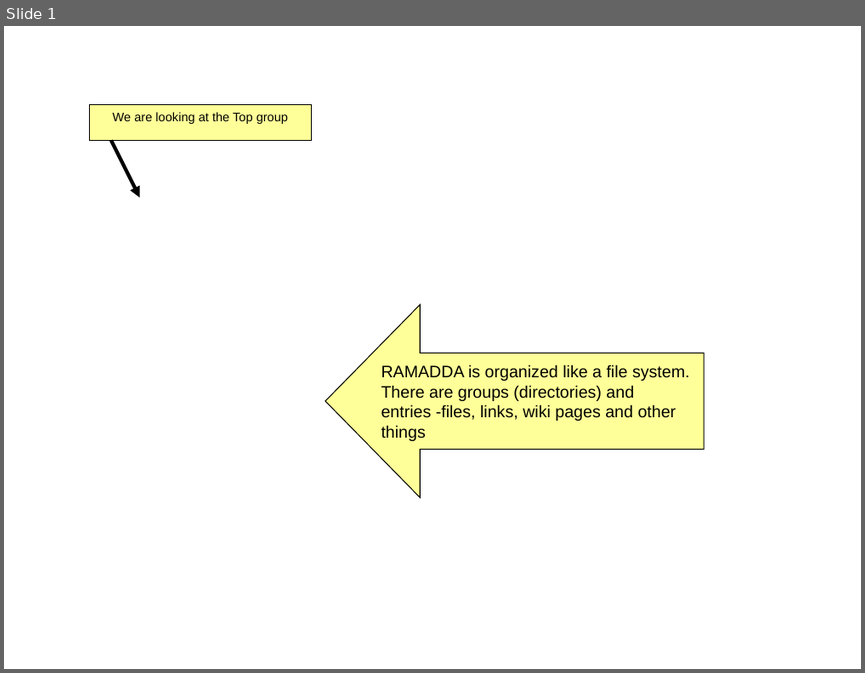
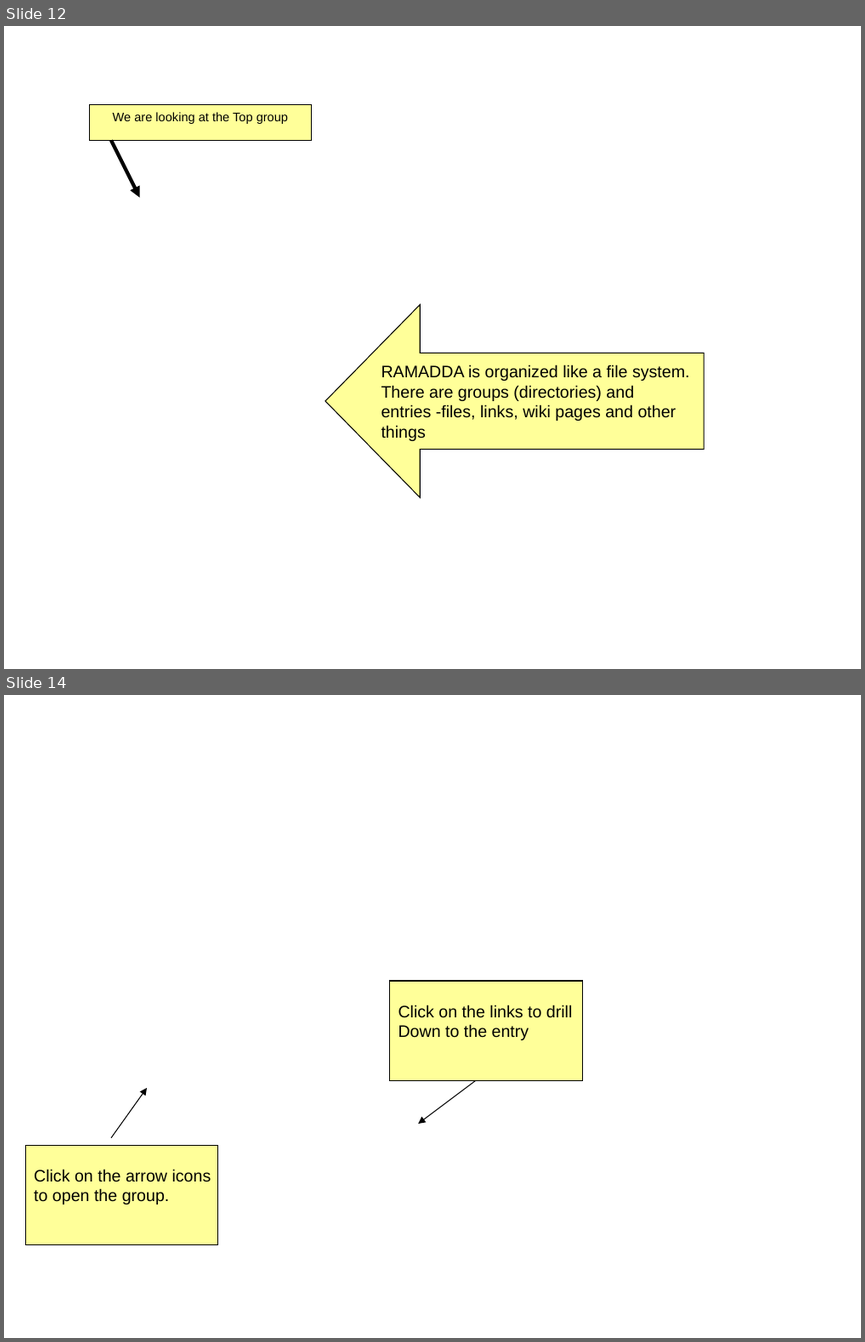
Before and after one commit to Unidata/IDV, a slide deck: ucar/unidata/repository/docs/userguide/content/overview.ppt. Shown one above the other, each under a label of ours: slide 1 before the commit, slides 12 and 14 after it; the slides between them are not shown. The pictures are 865x673 and 865x1342 pixels, drawn with LibreOffice and Linux fonts; fonts in the diff are those of the drawing; background and template pictures are left out. Boxes give left, top, right and bottom in pixels: in the first picture for what was removed or moved away, otherwise in the second. Text is boxed around its words. In the diff, an @@ line names an element or a change of style, - is before the commit and + after.

```diff
--- a/ucar/unidata/repository/docs/userguide/content/overview.ppt
+++ b/ucar/unidata/repository/docs/userguide/content/overview.ppt
@@ slide 14 added at (4, 695, 861, 1338), background picture (left out) @@
@@ rectangle added at (390, 981, 582, 1081), fill #FFFF99, outline #000000 0.74 pt, 14 pt, text #000000 @@
+Click on the links to drill
+Down to the entry
@@ arrow added from (111, 1138) to (147, 1088), #000000 0.74 pt @@
@@ arrow added from (475, 1081) to (418, 1123), #000000 0.74 pt @@
@@ rectangle added at (25, 1145, 218, 1245), fill #FFFF99, outline #000000 0.74 pt, 14 pt, text #000000 @@
+Click on the arrow icons
+to open the group.
@@ what was slide 1 is now slide 12 @@
```
Also in this commit, not shown: 10 other slides added, 3 other files.
